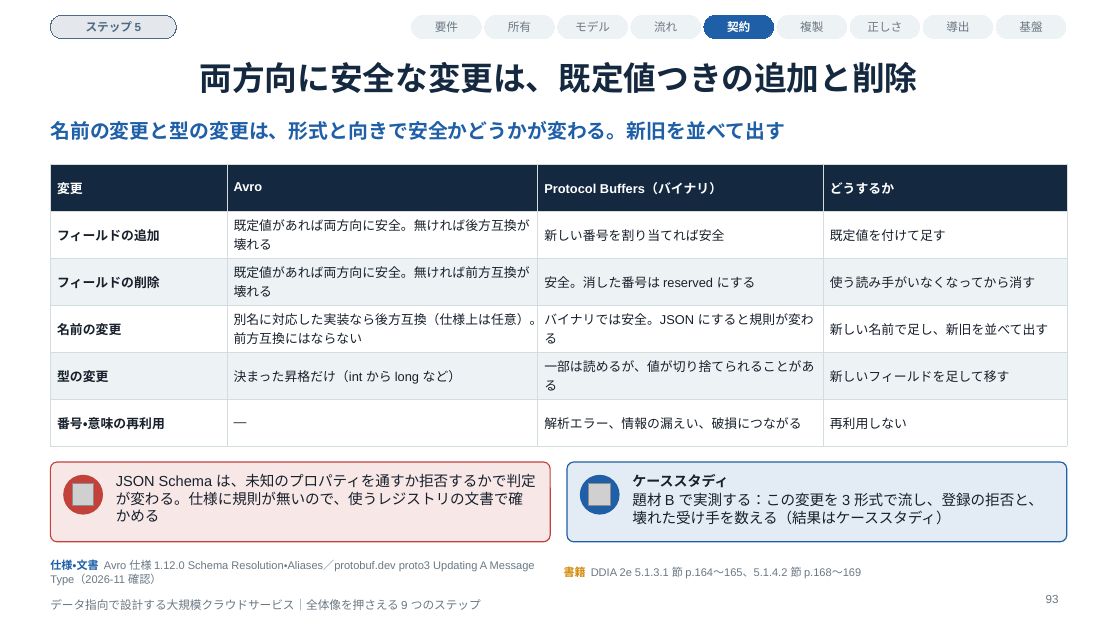
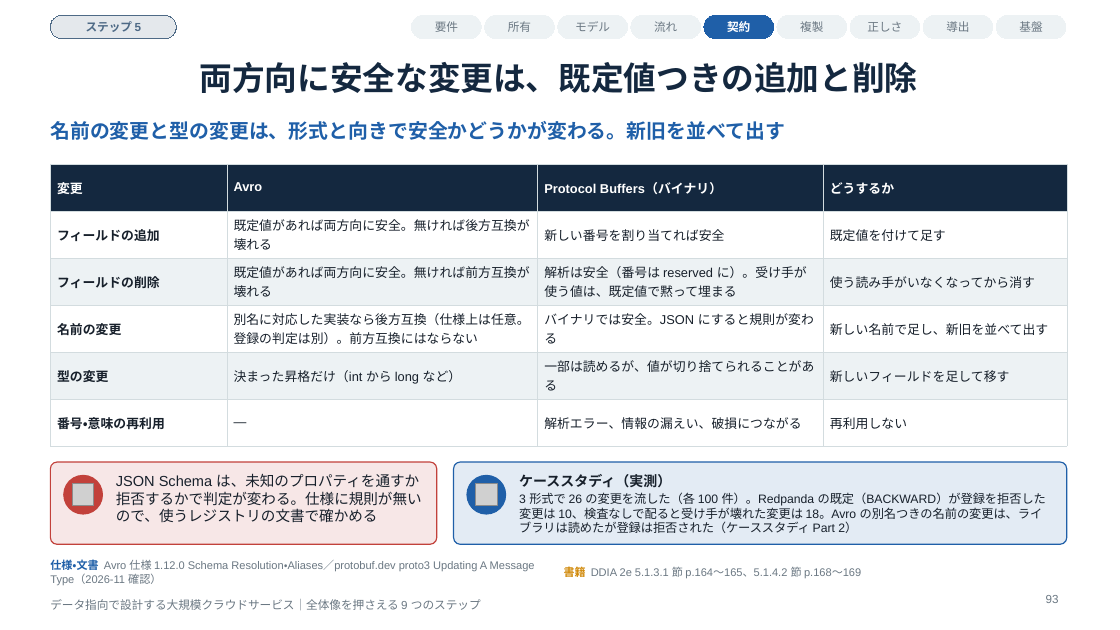
Before and after one commit to Takenori-Kusaka/data-intensive-design-guide, a slide deck: slide 93 of slides/data-intensive-design-guide.pptx. Drawn at 1120x630 pixels with LibreOffice and Linux fonts; fonts in the diff are those of the drawing; grey boxes stand for pictures. Boxes give left, top, right and bottom in pixels: in the first picture for what was removed or moved away, otherwise in the second. Text is boxed around its words. In the diff, an @@ line names an element or a change of style, - is before the commit and + after.

```diff
--- a/slides/data-intensive-design-guide.pptx
+++ b/slides/data-intensive-design-guide.pptx
@@ table at <box>50,164,1067,433</box> @@
-row 3, column 3: 安全。消した番号は reserved にする
+row 3, column 3: 解析は安全（番号は reserved に）。受け手が使う値は、既定値で黙って埋まる
-row 4, column 2: 別名に対応した実装なら後方互換（仕様上は任意）。前方互換にはならない
+row 4, column 2: 別名に対応した実装なら後方互換（仕様上は任意。登録の判定は別）。前方互換にはならない
@@ rounded rectangle at <box>50,462,437,544</box>: proportions changed @@
@@ rounded rectangle: place and size @@
-rounded rectangle at <box>50,462,550,542</box>
+rounded rectangle at <box>50,462,437,544</box>
@@ text "JSON Schema は、未知のプロパティを通すか拒否するかで判定が変わる。仕様に規則が無いので、使うレジストリの文書 ..." rewrapped from <box>116,473,535,522</box> to <box>116,473,422,523</box> @@
@@ rounded rectangle: place and size @@
-rounded rectangle at <box>567,462,1067,542</box>
+rounded rectangle at <box>454,462,1067,544</box>
@@ rounded rectangle at <box>454,462,1067,544</box>: proportions changed @@
@@ ellipse: place and size @@
-ellipse at <box>581,476,619,514</box>
+ellipse at <box>467,476,506,514</box>
@@ text at <box>519,474,1046,533</box>: text changed; size 12.5 to 10.5 pt @@
-ケーススタディ
-題材 B で実測する：この変更を 3 形式で流し、登録の拒否と、壊れた受け手を数える（結果はケーススタディ）
+ケーススタディ（実測）
+3 形式で 26 の変更を流した（各 100 件）。Redpanda の既定（BACKWARD）が登録を拒否した変更は 10、検査なしで配ると受け手が壊れた変更は 18。Avro の別名つきの名前の変更は、ライブラリは読めたが登録は拒否された（ケーススタディ Part 2）
@@ picture: place and size @@
-picture at <box>589,484,611,506</box>
+picture at <box>476,484,497,506</box>
```
Also in this commit, not shown: 48 other slides changed, 54 other files.
